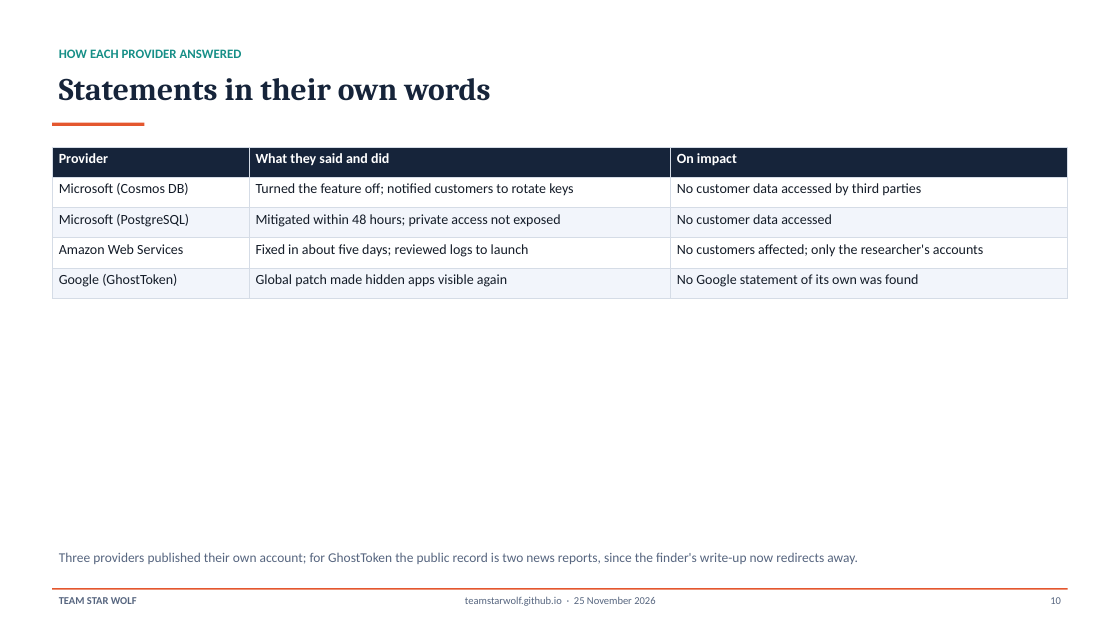
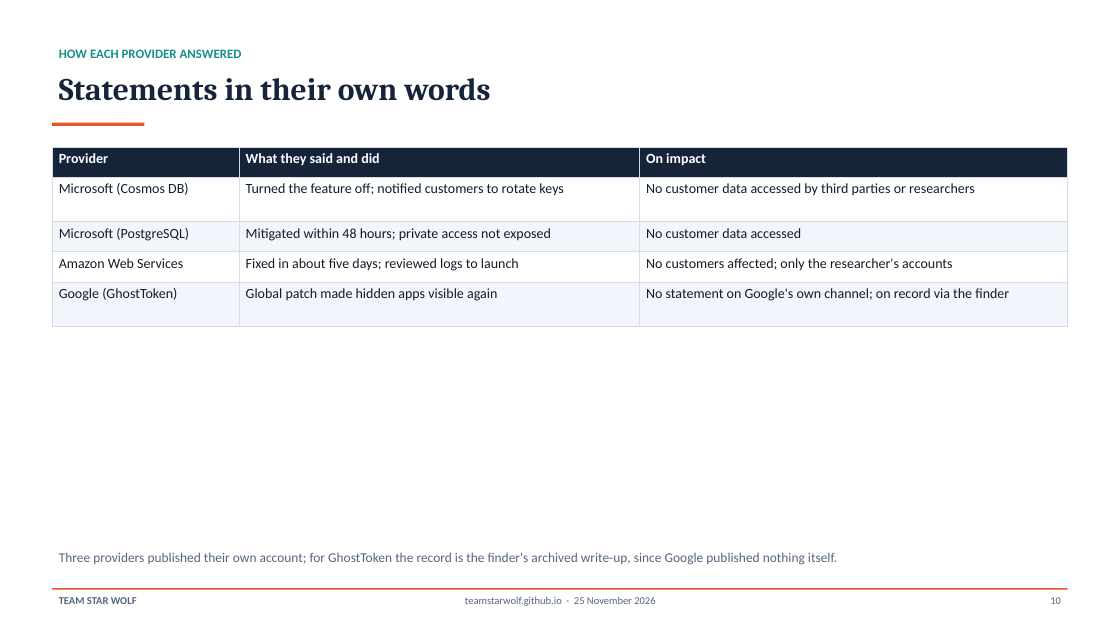
Before and after one commit to TeamStarWolf/TeamStarWolf, a slide deck: slide 10 of case-studies/slides/Cloud_Managed_Service_Flaws_Case_Study.pptx. Drawn at 1120x630 pixels with LibreOffice and Linux fonts; fonts in the diff are those of the drawing. Boxes give left, top, right and bottom in pixels: in the first picture for what was removed or moved away, otherwise in the second. Text is boxed around its words. In the diff, an @@ line names an element or a change of style, - is before the commit and + after.

```diff
--- a/case-studies/slides/Cloud_Managed_Service_Flaws_Case_Study.pptx
+++ b/case-studies/slides/Cloud_Managed_Service_Flaws_Case_Study.pptx
@@ table at box(52, 147, 1069, 326) @@
-row 2, column 3: No customer data accessed by third parties
+row 2, column 3: No customer data accessed by third parties or researchers
-row 5, column 3: No Google statement of its own was found
+row 5, column 3: No statement on Google's own channel; on record via the finder
@@ text at box(59, 552, 837, 565): text changed @@
-Three providers published their own account; for GhostToken the public record is two news reports, since the finder's write-up now redirects away.
+Three providers published their own account; for GhostToken the record is the finder's archived write-up, since Google published nothing itself.
```
Also in this commit, not shown: 10 other slides changed, 14 other files.
